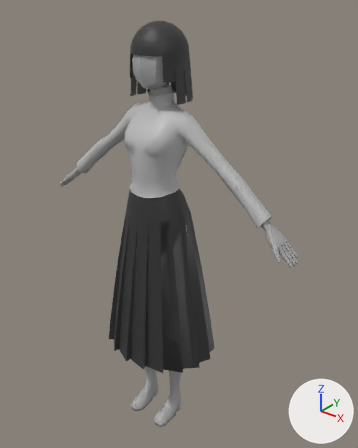
The FBX model Assets/Art/Models/npc.fbx, before and after one commit.
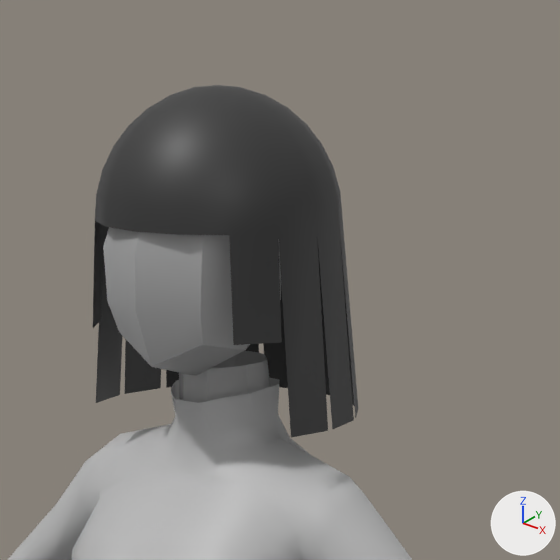
Each version is shown whole from a camera (50 mm lens) standing at (-4.004, -0.79, 1.112) and looking at (-4.681, 0.056, 0.587), then close up on the part from 30% to 67% of the width and 0% to 30% of the height. Lighting does not change. The marker at lower right points along +X, +Y and +Z. Where no turn or scale is listed for an object, it has been applied to the vertices.

Objects in the first close-up: 'npc'.
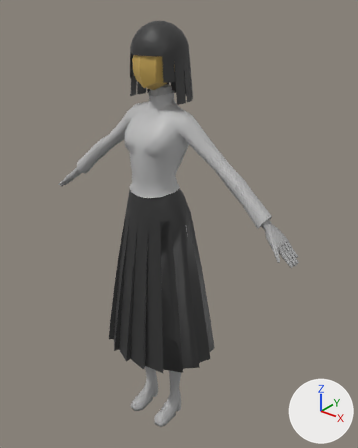
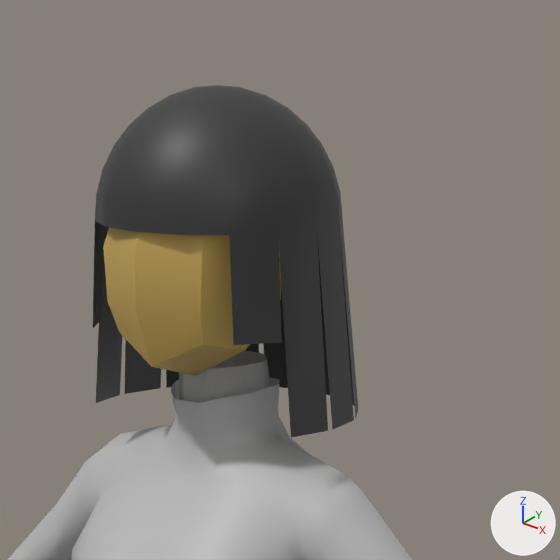
Location of each change, [x1, y1, x2, y2] in pixels of the close-ups (560 x 560 px):
```json
{"part": 1, "of": "me_mesh", "change": "recoloured", "before": [103, 227, 281, 376], "after": [103, 227, 281, 376]}
```

The change, as JSON lines over the scene's bpy script:
```json
{"op": "add", "block": "mat_pasted__orange", "code": ["mat_pasted__orange = principled_material('pasted__orange')", "mat_pasted__orange.base_color = (0.588, 0.392, 0.0968)  # yellow #caa858"]}
{"block": "me_mesh", "where": "me_mesh.from_pydata(...)  # 1506 vertices, 1482 faces; spans x -0.353..0.353, y -0.123..0.123, z -0.506..0.506"}
{"block": "me_mesh", "where": "# used by ob_npc; location = (-4.7042, 0.0069, 0.5383)"}
{"block": "me_mesh", "change": "me_mesh part 1: 32 of the faces centred in x -0.036..0.036, y -0.04..0.033, z 0.384..0.457 switch from mat_standardsurface1 (grey #aaaaaa) to mat_pasted__orange (yellow #caa858)"}
```
